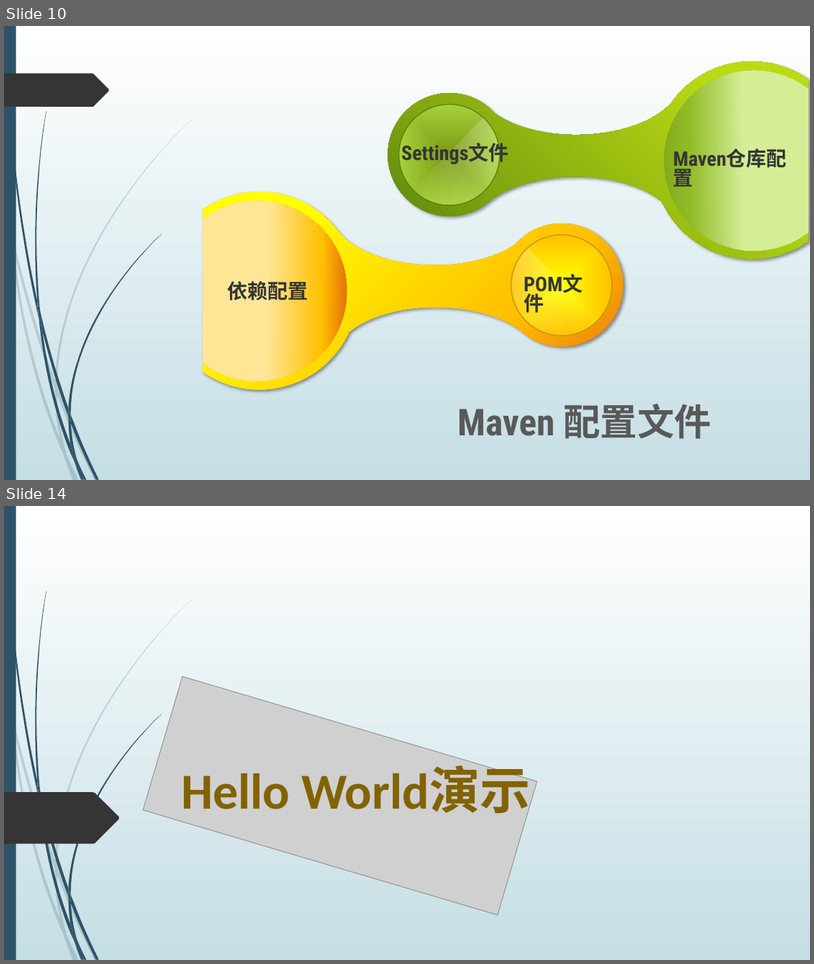
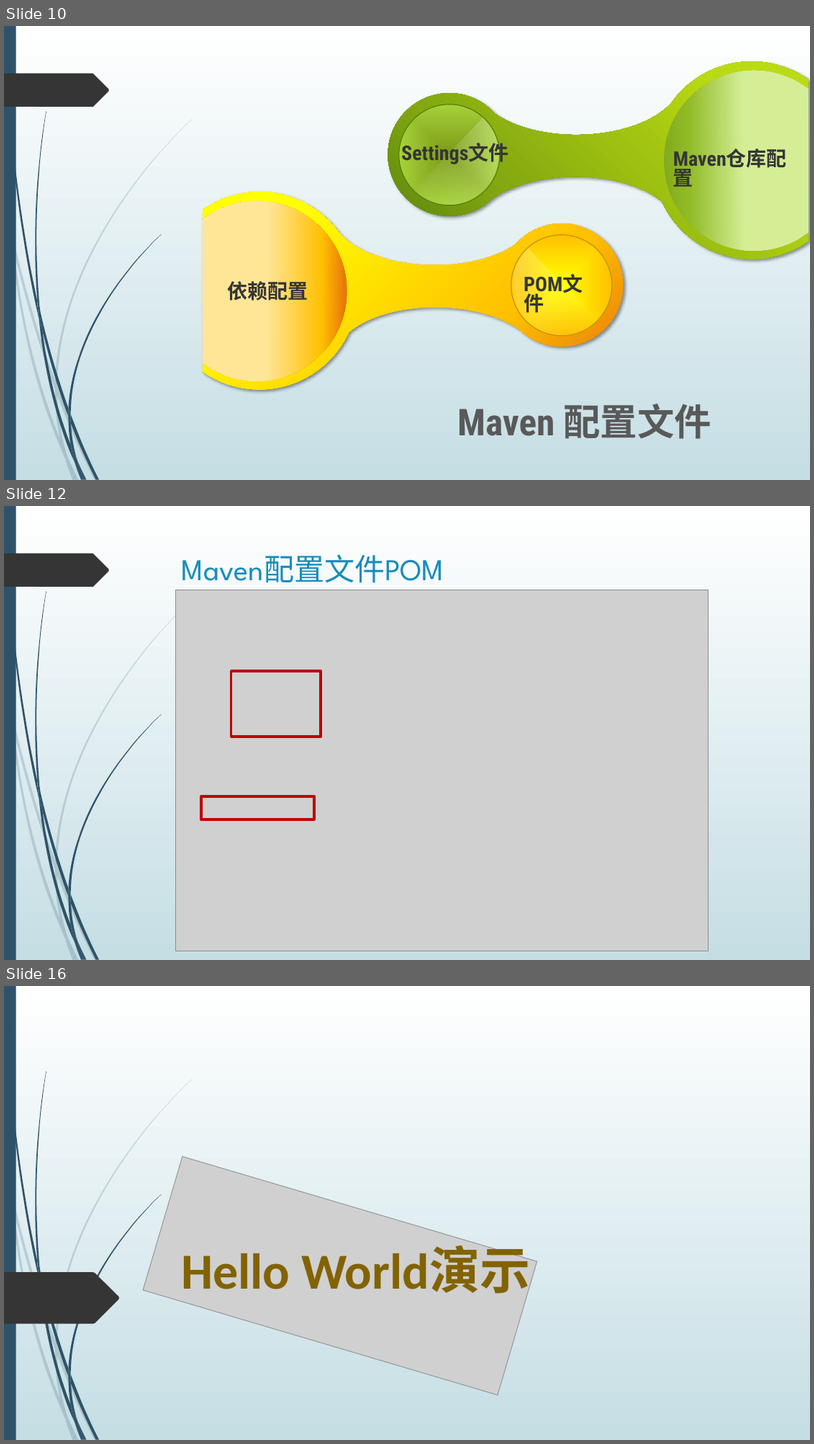
Before and after one commit to dean2015/documents, a slide deck: 201805/JAVA 基础介绍20180605.pptx. Shown one above the other, each under a label of ours: slides 10 and 14 before the commit, slides 10, 12 and 16 after it; the slides between them are not shown. The pictures are 814x964 and 814x1444 pixels, drawn with LibreOffice and Linux fonts; fonts in the diff are those of the drawing; grey boxes stand for pictures. Boxes give left, top, right and bottom in pixels: in the first picture for what was removed or moved away, otherwise in the second. Text is boxed around its words. In the diff, an @@ line names an element or a change of style, - is before the commit and + after.

```diff
--- a/201805/JAVA 基础介绍20180605.pptx
+++ b/201805/JAVA 基础介绍20180605.pptx
@@ slide 12 added at (4,506,810,960), background gradient #FFFFFF to #C5DEE5; not listed: 24 template elements that a slide beside it also shows @@
@@ title added at (182,554,445,583), 36 pt, text #178DBB @@
+Maven配置文件POM
@@ picture added at (176,590,710,951) @@
@@ rectangle added at (232,671,321,736), outline #C00000 3 pt @@
@@ rectangle added at (201,796,314,819), outline #C00000 3 pt @@
@@ what was slide 14 is now slide 16 @@
```
Also in this commit, not shown: 2 slides changed, 3 other slides added, 2 slides removed, 3 other files.
